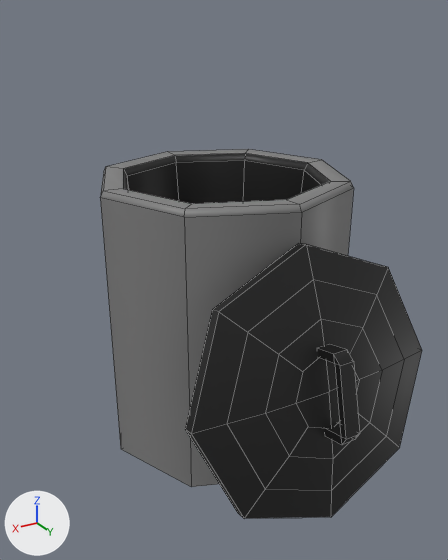
An edit to the FBX model Artists/Jac/miscellaneous/SM_RubbishBin.fbx, drawn before and after from the same camera.
One viewpoint serves both versions: a 50 mm camera at (0.681, 1.14, 0.938) aimed at (0.058, 0.102, 0.419). The axes (+X, +Y, +Z) are drawn at lower left. The lights are the same throughout. Mesh edges are drawn as thin lines.

The first picture shows 'SM_RubbishBin'.
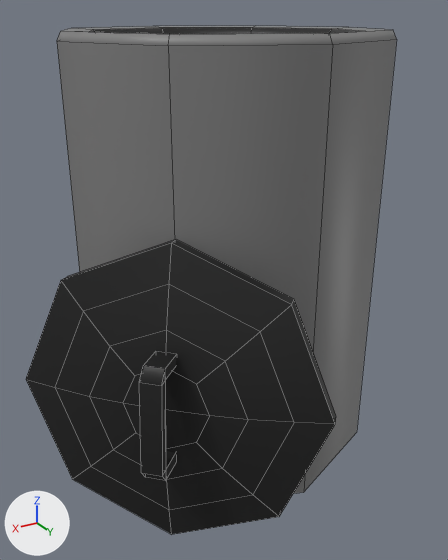
Commit message: rubbish bin tall

The change, as a list of edits to the scene's bpy script:
```text
Change me_mesh:
    where me_mesh.from_pydata(...)  # 111 vertices, 102 faces; spans x -27.9..27.9, y 0.0..61.9, z -46.3..27.9
    used by ob_sm_rubbishbin; location = (0.0, 0.0, 0.0); rotation_euler = (1.571, 0.0, 0.0), in degrees (90, 0, 0); scale = (0.01, 0.01, 0.01)
    me_mesh part 1: the loose piece of 41 vertices spanning x -27.9..27.9, y 0.0..55.0, z -42.4..-27.6 is multiplied about its middle by the matrix ((0.873, 0.0, 0.0), (0.0, 0.868, 0.1), (0.0, -0.141, 0.989)), then moved by (-0.2, -3.0, 3.5)
    me_mesh part 2: the loose piece of 20 vertices spanning x -1.6..1.6, y 19.6..38.0, z -46.3..-36.4 is turned -7.4 degrees about the x axis through its middle, then moved by (-0.2, -3.8, 3.4)
    me_mesh part 3: all 32 vertices in x -27.9..27.9, y 60.0..61.9, z -27.9..27.9 are moved by (0.0, 13.9, 0.0)
Change ob_sm_rubbishbin:
    ob_sm_rubbishbin.rotation_euler: (1.571, 0.0, 0.0) -> (1.571, 0.0, -0.785)  # degrees (90, 0, 0) -> degrees (90, 0, -45)
    ob_sm_rubbishbin.scale: (0.01, 0.01, 0.01) -> (0.012, 0.012, 0.012)
```

Boxes [x1, y1, x2, y2] around the edits, measured in the pictures (448 x 560 px; the box of a moved part takes in the faces that stretch with it):
'SM_RubbishBin', reshaped, turned, rescaled
    before: [101, 149, 422, 518]
    after: [26, 26, 397, 534]
part 1 of me_mesh, moved or reshaped
    before: [185, 244, 422, 518]
    after: [26, 240, 336, 534]
part 2 of me_mesh, moved or reshaped
    before: [318, 344, 360, 445]
    after: [139, 352, 176, 481]
part 3 of me_mesh, moved or reshaped
    before: [101, 149, 354, 487]
    after: [57, 26, 397, 493]
